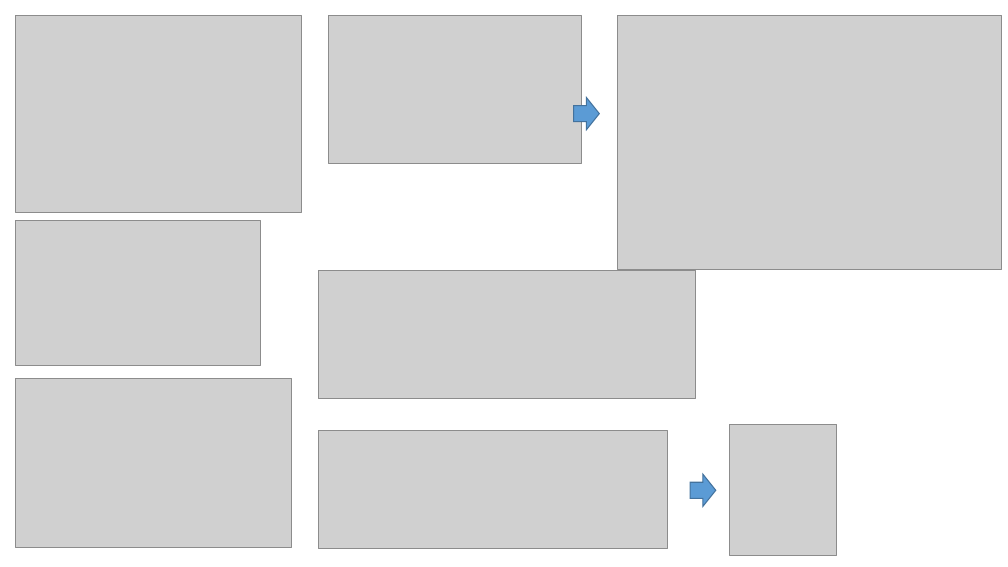
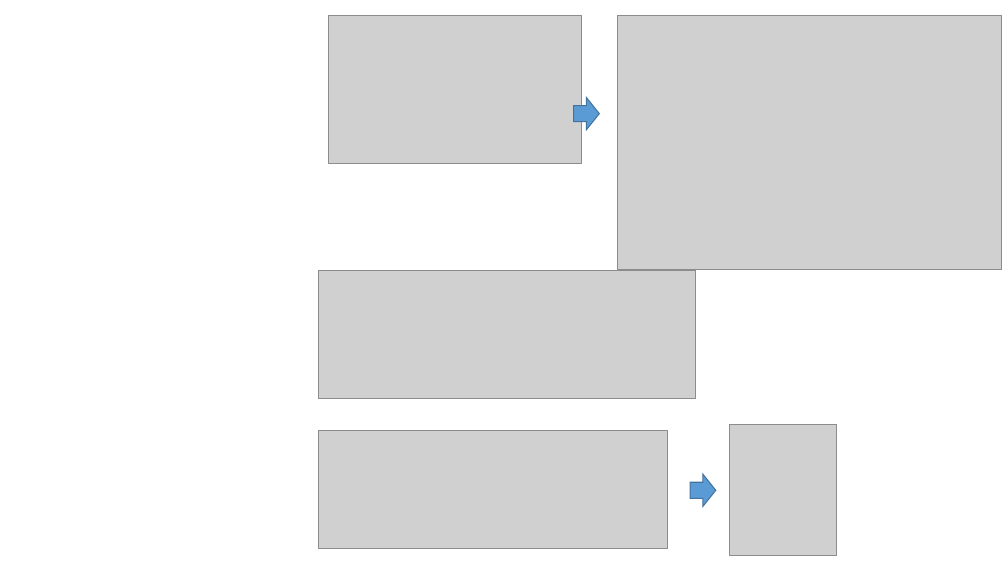
Before and after one commit to FIM-Expert/python-academy, a slide deck: slide 10 of DataCamp/forecasting-using-arima-models-in-python/forecasting-using-arima-models-in-python-Copy1.pptx (slide 9 before the commit). Drawn at 1008x567 pixels with LibreOffice and Linux fonts; fonts in the diff are those of the drawing; grey boxes stand for pictures. Boxes give left, top, right and bottom in pixels: in the first picture for what was removed or moved away, otherwise in the second. Text is boxed around its words. In the diff, an @@ line names an element or a change of style, - is before the commit and + after.

```diff
--- a/DataCamp/forecasting-using-arima-models-in-python/forecasting-using-arima-models-in-python-Copy1.pptx
+++ b/DataCamp/forecasting-using-arima-models-in-python/forecasting-using-arima-models-in-python-Copy1.pptx
@@ picture removed at (16, 15, 302, 212) @@
@@ picture removed at (16, 220, 261, 364) @@
@@ picture removed at (16, 378, 292, 547) @@
```
Also in this commit, not shown: 3 slides added, 2 slides removed, 2 other files.
